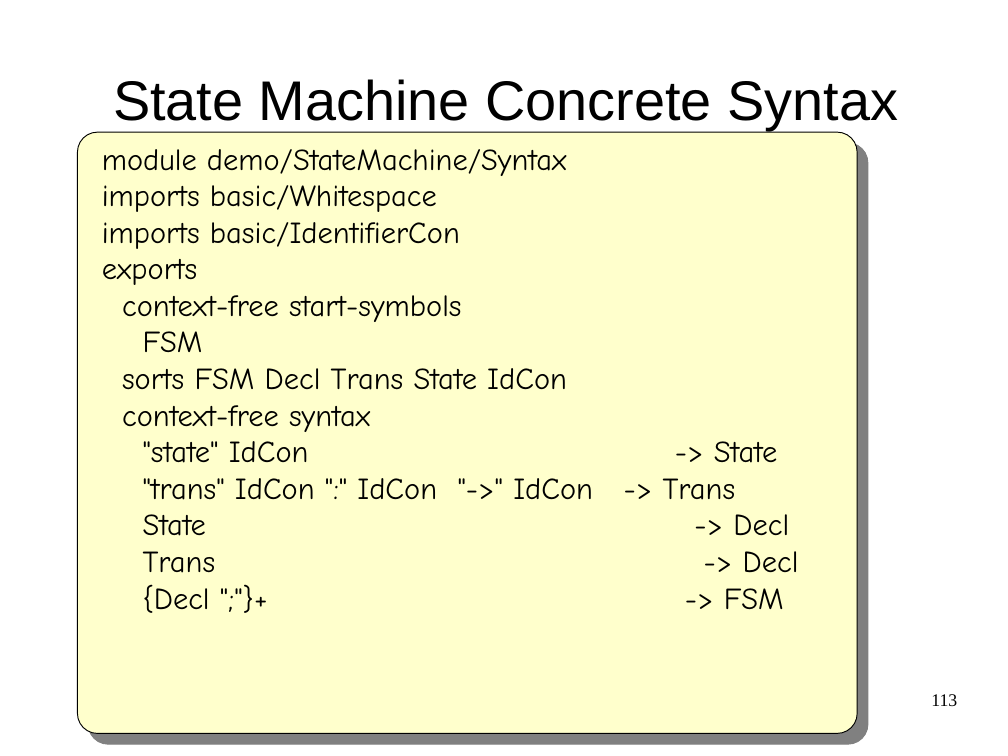
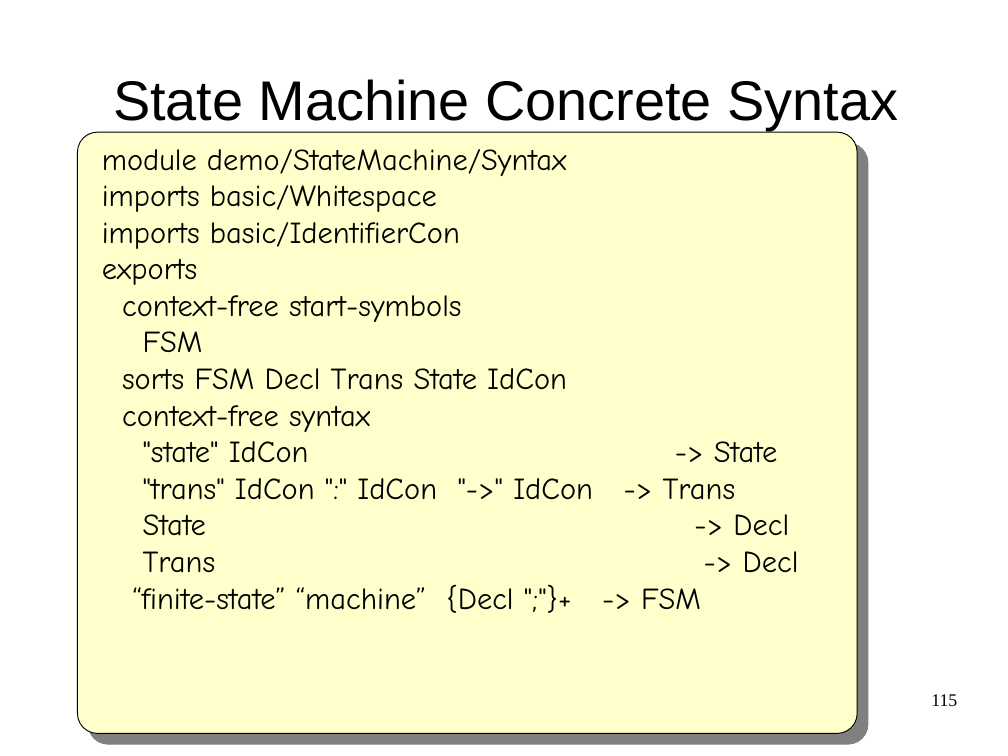
Before and after one commit to cwi-swat/meta-environment, a slide deck: slide 115 of meta-doc/analysis/rascal-slides/rascal-slides.odp (slide 113 before the commit). Drawn at 1008x756 pixels with LibreOffice and Linux fonts; fonts in the diff are those of the drawing; background and template pictures are left out. Boxes give left, top, right and bottom in pixels: in the first picture for what was removed or moved away, otherwise in the second. Text is boxed around its words. In the diff, an @@ line names an element or a change of style, - is before the commit and + after.

```diff
--- a/meta-doc/analysis/rascal-slides/rascal-slides.odp
+++ b/meta-doc/analysis/rascal-slides/rascal-slides.odp
@@ text at (x1=132, y1=584, x2=701, y2=613): text changed @@
-{Decl ";"}+ -> FSM
+“finite-state” “machine” {Decl ";"}+ -> FSM
@@ page number at (x1=931, y1=694, x2=957, y2=706): text changed @@
-113
+115
```
Also in this commit, not shown: 12 other slides changed, 3 slides added, 1 slide removed.
